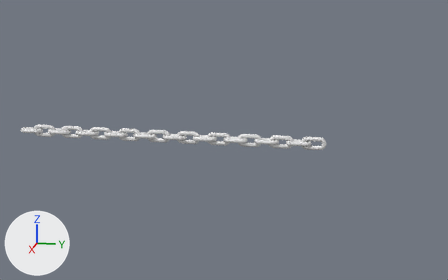
A saved change to the Blender file Assets/3DObjects/chain.blend.
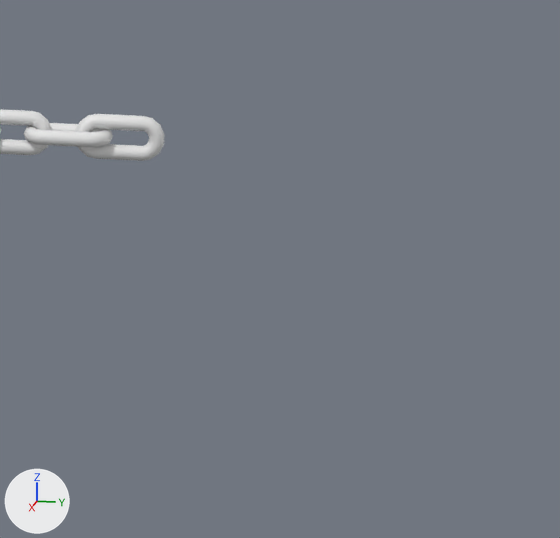
Each version is shown whole from a 50 mm lens placed at (67.9, 38.1, 16.9), pointed at (-0.2, 24.5, -0.2), then close up on the part from 62% to 98% of the width and 37% to 93% of the height. Arrows for +X, +Y and +Z are at lower left; the lights stay in place.
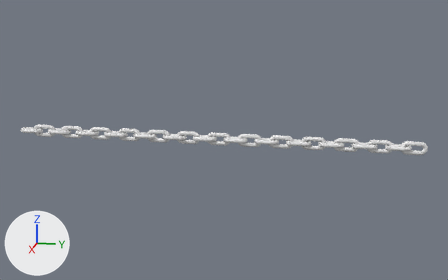
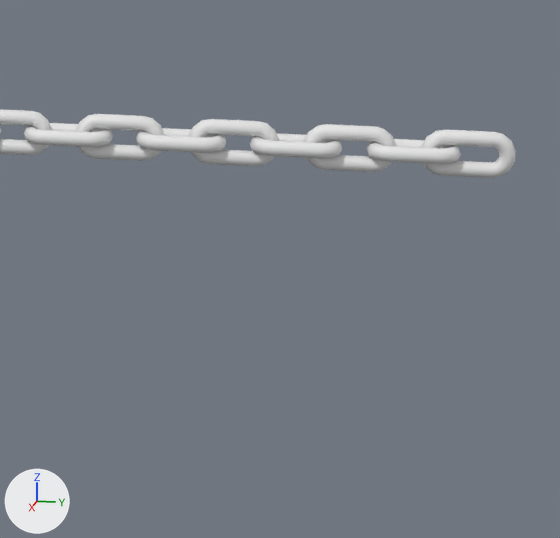
Changed parts and their boxes (x1, y1, x2, y2) in the close-ups (560 x 538 px):
'Torus', reshaped, modifiers changed
    before: (0, 109, 165, 161)
    after: (0, 109, 516, 178)
part 1 of me_torus, added
    after: (75, 114, 165, 161)
part 2 of me_torus, added
    after: (136, 128, 226, 153)
part 3 of me_torus, added
    after: (188, 119, 279, 166)
part 4 of me_torus, added
    after: (250, 133, 342, 158)
part 5 of me_torus, added
    after: (303, 124, 396, 172)
part 6 of me_torus, added
    after: (366, 139, 461, 164)
part 7 of me_torus, added
    after: (421, 130, 516, 178)

The change, as a diff of the scene's bpy script:
```diff
--- a/Assets/3DObjects/chain.blend.py
+++ b/Assets/3DObjects/chain.blend.py
@@ me_torus @@
 me_torus.from_pydata(...)  # 256 vertices, 256 faces; spans x -0.74..0.74, y -0.74..3.75, z -0.74..0.74
 # used by ob_torus; location = (0.0, 0.0, 0.0)
+# me_torus part 1: the loose piece of 128 vertices spanning x -0.25..0.25, y 0.91..3.75, z -0.74..0.74 is copied, and the copy is moved by (0.0, 32.36, 0.0); it spans x -0.25..0.25, y 33.27..36.11, z -0.74..0.74
+# me_torus part 2: the loose piece of 128 vertices spanning x -0.74..0.74, y -0.74..2.1, z -0.25..0.25 is copied, and the copy is moved by (0.0, 35.95, 0.0); it spans x -0.74..0.74, y 35.21..38.06, z -0.25..0.25
+# me_torus part 3: the loose piece of 128 vertices spanning x -0.25..0.25, y 0.91..3.75, z -0.74..0.74 is copied, and the copy is moved by (0.0, 35.95, 0.0); it spans x -0.25..0.25, y 36.86..39.71, z -0.74..0.74
+# me_torus part 4: the loose piece of 128 vertices spanning x -0.74..0.74, y -0.74..2.1, z -0.25..0.25 is copied, and the copy is moved by (0.0, 39.55, 0.0); it spans x -0.74..0.74, y 38.81..41.65, z -0.25..0.25
+# me_torus part 5: the loose piece of 128 vertices spanning x -0.25..0.25, y 0.91..3.75, z -0.74..0.74 is copied, and the copy is moved by (0.0, 39.55, 0.0); it spans x -0.25..0.25, y 40.46..43.3, z -0.74..0.74
+# me_torus part 6: the loose piece of 128 vertices spanning x -0.74..0.74, y -0.74..2.1, z -0.25..0.25 is copied, and the copy is moved by (0.0, 43.14, 0.0); it spans x -0.74..0.74, y 42.4..45.25, z -0.25..0.25
+# me_torus part 7: the loose piece of 128 vertices spanning x -0.25..0.25, y 0.91..3.75, z -0.74..0.74 is copied, and the copy is moved by (0.0, 43.14, 0.0); it spans x -0.25..0.25, y 44.05..46.9, z -0.74..0.74
@@ ob_torus @@
 ob_torus.location = (0.0, 0.0, 0.0)
-_m = ob_torus.modifiers.new('Array', 'ARRAY')
-_m.count = 10
-_m.relative_offset_displace = (0.0, 0.8, 0.0)
```
